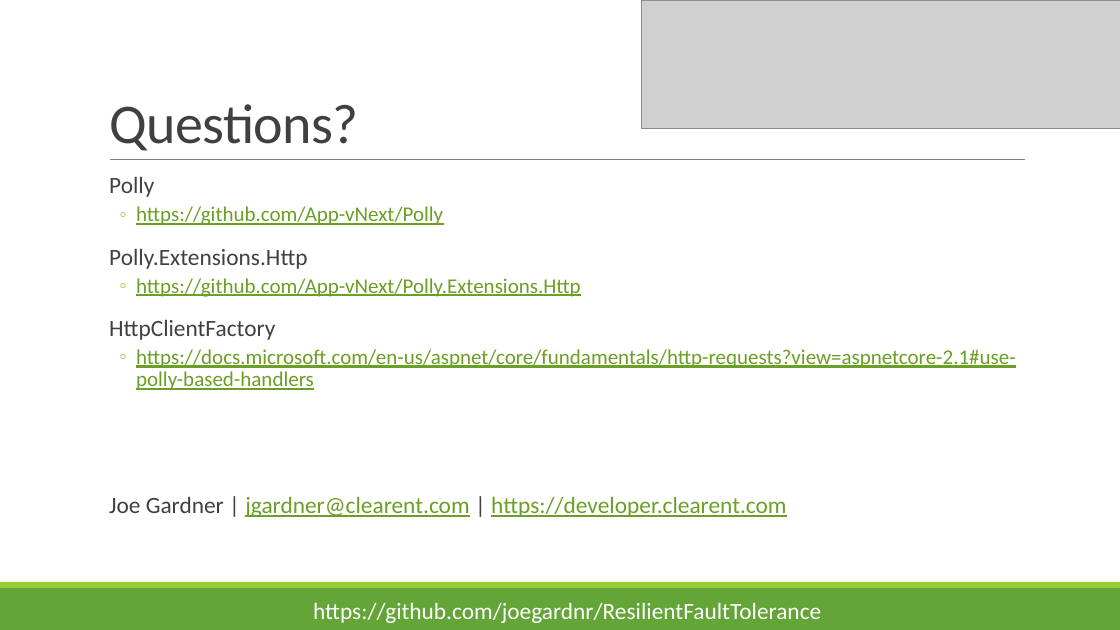
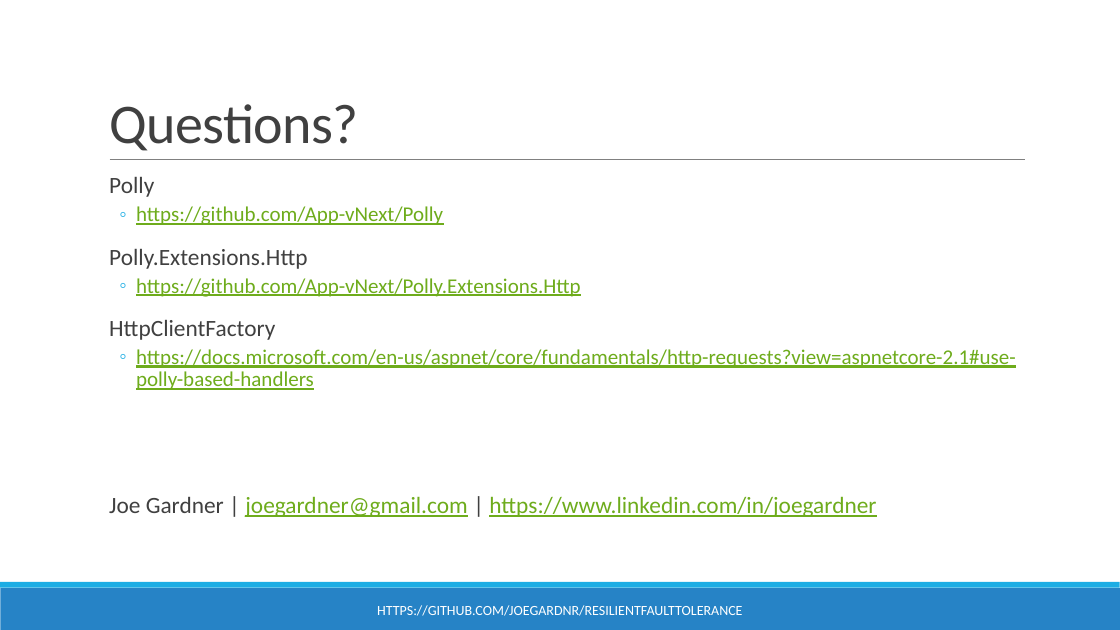
Before and after one commit to joegardnr/ResilientFaultTolerance, a slide deck: slide 20 of ResilientFaultTolerance.pptx. Drawn at 1120x630 pixels with LibreOffice and Linux fonts; fonts in the diff are those of the drawing; grey boxes stand for pictures. Boxes give left, top, right and bottom in pixels: in the first picture for what was removed or moved away, otherwise in the second. Text is boxed around its words. In the diff, an @@ line names an element or a change of style, - is before the commit and + after.

```diff
--- a/ResilientFaultTolerance.pptx
+++ b/ResilientFaultTolerance.pptx
@@ picture removed at box(642, 0, 1120, 129) @@
@@ text at box(109, 177, 1016, 390): text colour #6B9F25 to #6EAC1C in "https://github.com/App-vNext/Polly", "https://github.com/App-vNext/Polly.Extensions.Http", "https://docs.microsoft.com/en-us/aspnet/core/fundamentals/ht ..."; bullet colour #99CB38 to #1CADE4 @@
@@ text at box(109, 496, 876, 517): text changed; text colour #6B9F25 to #6EAC1C @@
-  Joe Gardner | jgardner@clearent.com | https://developer.clearent.com
+  Joe Gardner | joegardner@gmail.com | https://www.linkedin.com/in/joegardner
@@ rectangle at box(0, 588, 1120, 630): fill #63A537 to #2683C6 @@
@@ rectangle at box(0, 582, 1120, 588): fill #99CB38 to #1CADE4 @@
@@ text at box(377, 605, 742, 616): text changed; size 20 to 12 pt @@
-https://github.com/joegardnr/ResilientFaultTolerance
+HTTPS://GITHUB.COM/JOEGARDNR/RESILIENTFAULTTOLERANCE
```
Also in this commit, not shown: 19 other slides changed, 7 other files.
